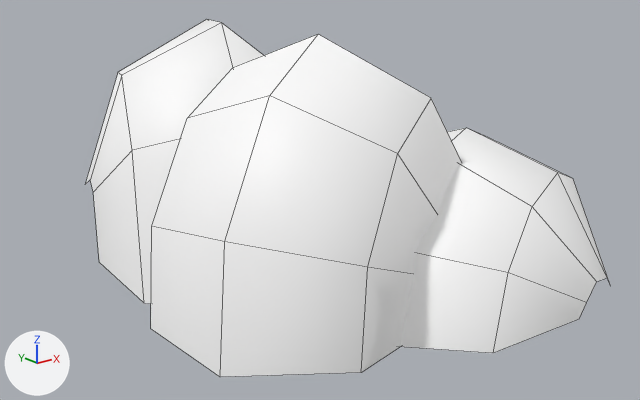
Before and after pictures for a commit that changed the FBX model PlayKits/Grass/needleThread/sm_needleThread_5.fbx.
Both versions are drawn from a camera (50 mm lens) standing at (-2.34, -2.99, 1.52) and looking at (0.02, -0.04, 0.34). The axes (+X, +Y, +Z) are drawn at lower left. The lights are the same throughout. Mesh edges are drawn as thin lines. Where no turn or scale is listed for an object, it has been applied to the vertices.

Before the edit, the objects in view are built like this:
```python
me_mesh = bpy.data.meshes.new('Mesh')
me_mesh.from_pydata(...)  # 57 vertices, 34 faces; spans x -0.87..0.87, y -1.1..1.1, z 0.0..1.11
me_mesh.materials.append(mat_lambert4)  # white #ffffff
ob_sm_needlethread_5 = bpy.data.objects.new('sm_needleThread_5', me_mesh)
ob_sm_needlethread_5.location = (0.0, 0.0, 0.0)
```
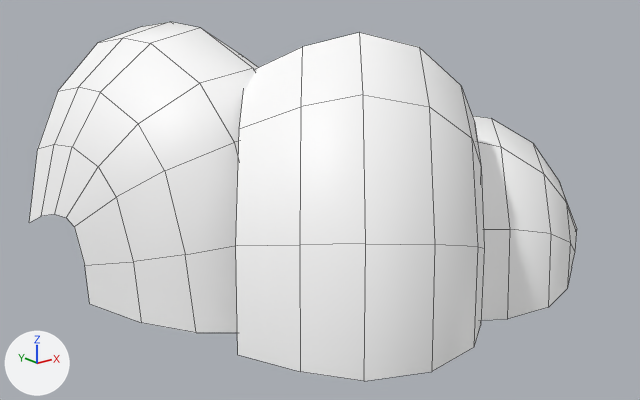
Pixel boxes [x1, y1, x2, y2] of what changed, in the pictures (640 x 400 px):
'sm_needleThread_5', reshaped: before [85, 19, 610, 377]; after [29, 22, 577, 381]
part 1 of me_mesh, rebuilt: before [401, 128, 610, 353]; after [473, 116, 577, 320]
part 2 of me_mesh, rebuilt (28% wider, 9% taller): before [85, 19, 264, 304]; after [29, 22, 258, 333]
part 3 of me_mesh, rebuilt (20% narrower): before [151, 34, 462, 377]; after [236, 32, 484, 381]

What changed in the scene script:
```text
Change me_mesh:
    used by ob_sm_needlethread_5; location = (0.0, 0.0, 0.0)
    remove me_mesh.from_pydata(...)  # 57 vertices, 34 faces; spans x -0.87..0.87, y -1.1..1.1, z 0.0..1.11
    add me_mesh.from_pydata(...)  # 122 vertices, 86 faces; spans x -1.03..1.18, y -1.03..0.8, z 0.0..1.11
    me_mesh part 1: the loose piece of 25 vertices spanning x -0.27..0.87, y -1.1..0.13, z 0.0..0.69 is rebuilt with 45 vertices and now spans x -0.08..1.18, y -0.94..0.33, z 0.0..0.69
    me_mesh part 2: the loose piece of 16 vertices spanning x -0.78..0.4, y -0.26..1.1, z 0.0..1.09 is rebuilt with 49 vertices and now spans x -1.03..0.1, y -0.45..0.8, z 0.0..1.1
    me_mesh part 3: the loose piece of 16 vertices spanning x -0.87..0.34, y -0.88..0.16, z 0.0..1.11 is rebuilt with 28 vertices and now spans x -0.73..0.62, y -1.03..0.0, z 0.0..1.11
```
